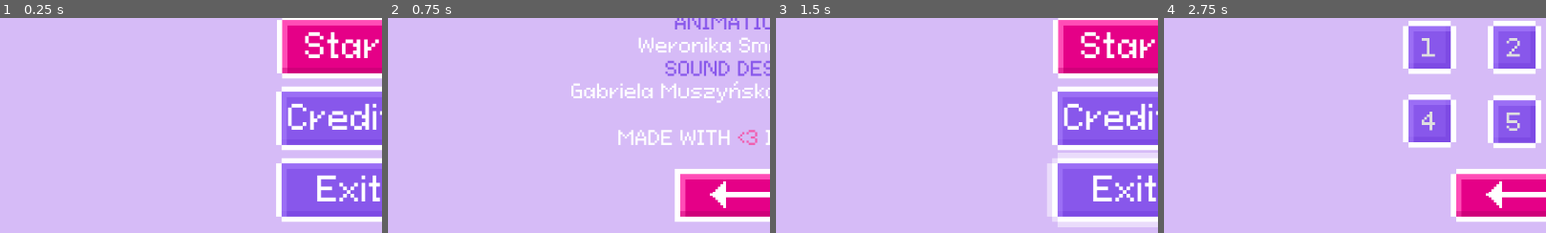
Above: before the commit, frames 1-4 (left to right).
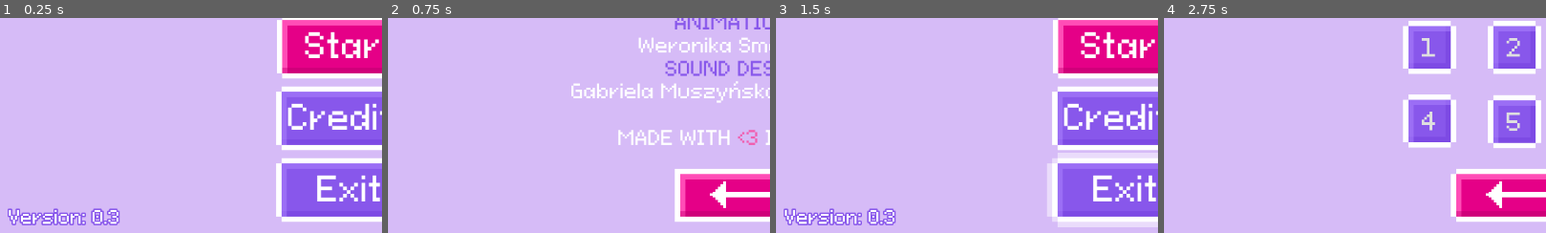
Above: after the commit, the same moments.

Repository: Chubercik/bubble
Game: Godot game, scene res://scenes/menu.tscn
Same seed, same stepped clock (60 frames per second), same inputs: the game is played once before the commit and once after it.
Inputs (mouse positions are % of the whole screen's width and height, from its top left):
- Up to frame 1 (0.25 s): no input
- Up to frame 2 (0.75 s): click (50, 67) at 0.5 s
- Up to frame 3 (1.5 s): click (50, 85) at 1.25 s
- Up to frame 4 (2.75 s): click (50, 50) at 2 s
The pictures show only the part of the screen within x 4-54%, y 43-93%; the shares and areas given below are measured in that part.

The runs differ from the first frame. In frame 1, 1.5% of the frame differs, in the area x 2-32%, y 88-97%; in frame 2, nothing differs; in frame 3, 1.5%; in frame 4, nothing differs.

Commit message:
Release 0.3: Display game version in main menu

Diff:
--- a/bubble/project.godot
+++ b/bubble/project.godot
@@ -11,7 +11,7 @@
 [application]
 
 config/name="Bubble Tea Spree!"
-config/version="0.3-dev"
+config/version="0.3"
 run/main_scene="res://scenes/menu.tscn"
 config/features=PackedStringArray("4.4", "Forward Plus")
 config/icon="res://icon.png"
--- a/bubble/scenes/menu.tscn
+++ b/bubble/scenes/menu.tscn
@@ -20,6 +20,7 @@
 [ext_resource type="Script" uid="uid://b0qnvs8lp2dr0" path="res://scripts/volume_bar.gd" id="15_rsfmq"]
 [ext_resource type="Texture2D" uid="uid://dgx3e2n0v1kul" path="res://sprites/volume_bar/bar_off.png" id="16_rsfmq"]
 [ext_resource type="Texture2D" uid="uid://c58tbvap4b26n" path="res://sprites/volume_bar/bar_max.png" id="17_oi1it"]
+[ext_resource type="FontFile" uid="uid://bruwuwreuuxht" path="res://fonts/pixeloid/PixeloidSans.ttf" id="19_fy8yy"]
 [ext_resource type="Script" uid="uid://ibua884fk3no" path="res://scripts/audio_stream_player.gd" id="21_oi1it"]
 
 [sub_resource type="StyleBoxEmpty" id="StyleBoxEmpty_7dvdp"]
@@ -181,6 +182,26 @@
 theme_override_styles/grabber_area = SubResource("StyleBoxEmpty_ffqrc")
 theme_override_styles/grabber_area_highlight = SubResource("StyleBoxEmpty_x16fv")
 
+[node name="Version" type="Control" parent="."]
+texture_filter = 1
+anchors_preset = 0
+offset_left = 39.0
+offset_top = 552.0
+offset_right = 251.0
+offset_bottom = 616.0
+
+[node name="Label" type="Label" parent="Version"]
+layout_mode = 0
+offset_left = 22.0
+offset_top = 12.0
+offset_right = 190.0
+offset_bottom = 45.0
+theme_override_colors/font_outline_color = Color(0.533333, 0.341176, 0.921569, 1)
+theme_override_constants/outline_size = 8
+theme_override_fonts/font = ExtResource("19_fy8yy")
+theme_override_font_sizes/font_size = 27
+text = "Version:"
+
 [node name="CursorHandler" parent="." instance=ExtResource("3_8s28k")]
 
 [node name="AudioStreamPlayer" type="AudioStreamPlayer" parent="."]
--- a/bubble/scripts/globals.gd
+++ b/bubble/scripts/globals.gd
@@ -1,3 +1,4 @@
 extends Node
 
 var volume: float = 50.0
+var version: String = ProjectSettings.get_setting("application/config/version")
--- a/bubble/scripts/menu.gd
+++ b/bubble/scripts/menu.gd
@@ -1,11 +1,15 @@
 extends Control
 
 @onready var volume_bar: Control = $VolumeBar
+@onready var version: Control = $Version
+@onready var version_label: Label = $Version/Label
 @onready var levels: Control = $Levels
 @onready var credits: Control = $Credits
 @onready var quit_button: Button = $QuitButton
 
+
 func _ready() -> void:
+	version_label.text = "Version: " + Globals.version
 	levels.hide()
 	credits.hide()
 	if OS.has_feature("web"):
@@ -14,11 +18,13 @@
 
 func _on_play_button_pressed() -> void:
 	volume_bar.hide()
+	version.hide()
 	levels.show()
 
 
 func _on_credits_button_pressed() -> void:
 	volume_bar.hide()
+	version.hide()
 	credits.show()
 
 
Not shown: 1 places in bubble/scenes/menu.tscn that only renumber resources
